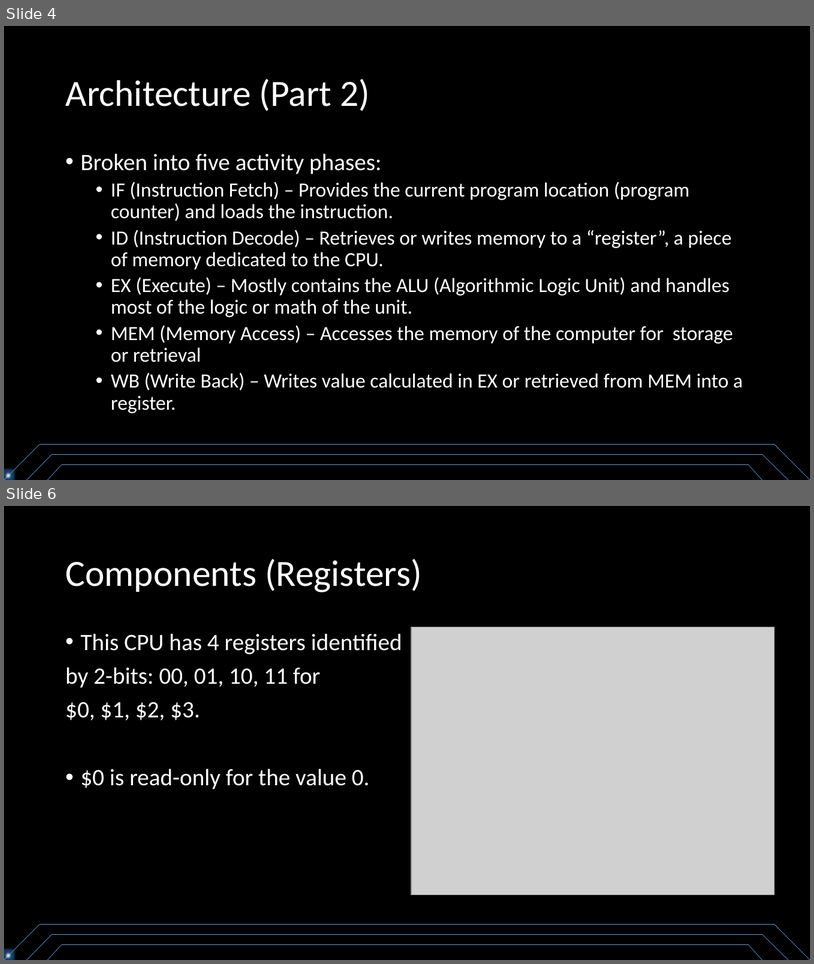
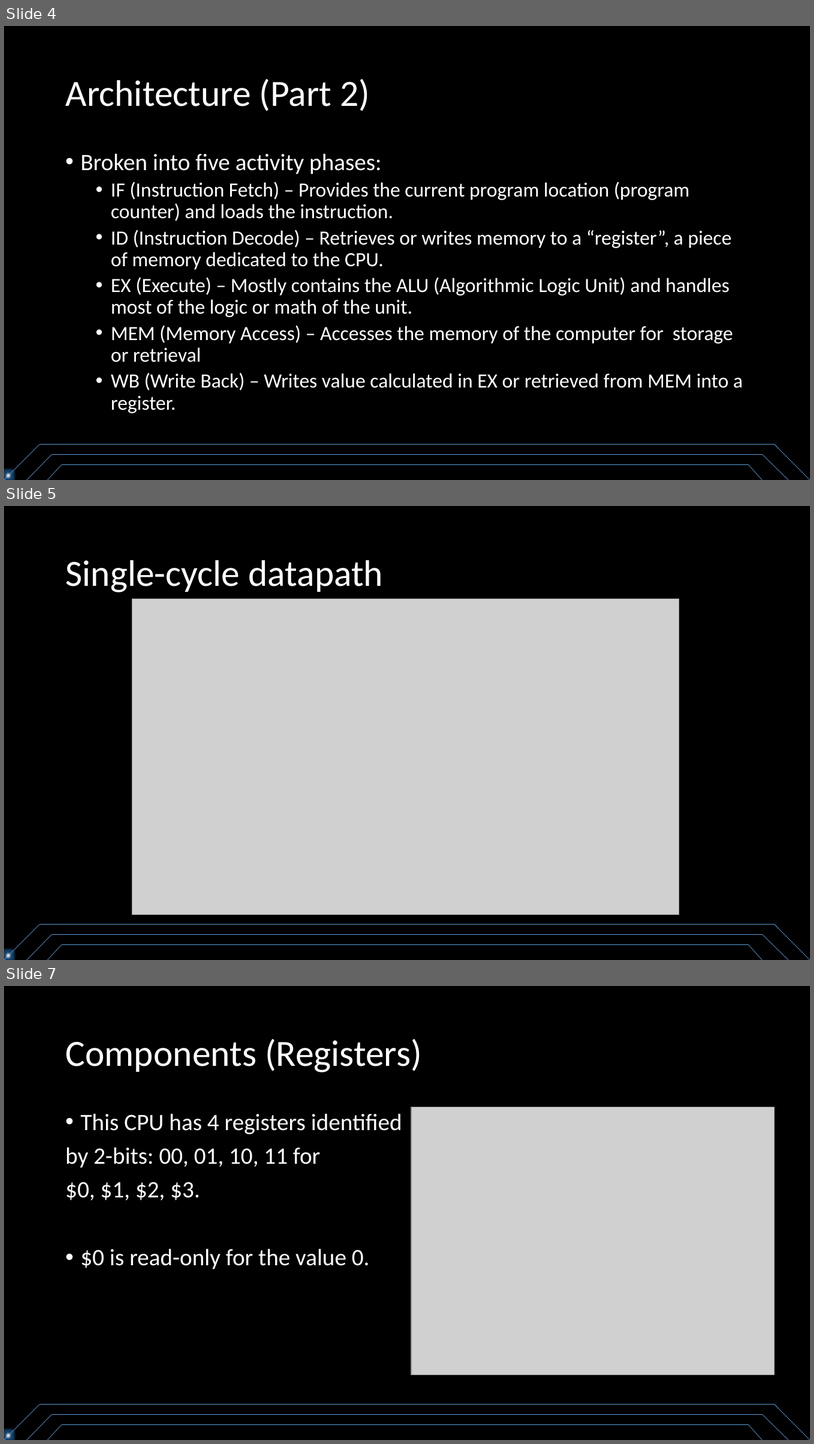
Before and after one commit to rrotaru/CS385-CPU, a slide deck: Source Files/Final/CPU Architecture.pptx. Shown one above the other, each under a label of ours: slides 4 and 6 before the commit, slides 4, 5 and 7 after it; the slides between them are not shown. The pictures are 814x964 and 814x1444 pixels, drawn with LibreOffice and Linux fonts; fonts in the diff are those of the drawing; grey boxes stand for pictures. Boxes give left, top, right and bottom in pixels: in the first picture for what was removed or moved away, otherwise in the second. Text is boxed around its words. In the diff, an @@ line names an element or a change of style, - is before the commit and + after.

```diff
--- a/Source Files/Final/CPU Architecture.pptx
+++ b/Source Files/Final/CPU Architecture.pptx
@@ slide 5 added at [4,506,810,960], background #000000 @@
@@ title added at [65,560,383,592], 44 pt, text #FFFFFF @@
+Single-cycle datapath
@@ picture added at [132,599,680,915] @@
@@ line added from (39, 924) to (4, 960), #5B9BD5 0.5 pt @@
@@ line added from (52, 934) to (27, 960), #5B9BD5 0.5 pt @@
@@ line added from (775, 924) to (39, 924), #5B9BD5 0.5 pt @@
@@ line added from (762, 934) to (52, 934), #5B9BD5 0.5 pt @@
@@ line added from (789, 960) to (762, 934), #5B9BD5 0.5 pt @@
@@ line added from (810, 960) to (775, 924), #5B9BD5 0.5 pt @@
@@ ellipse added at [4,951,12,960], fill #FFFFFF, outline #43739E 1 pt @@
@@ line added from (62, 944) to (48, 960), #5B9BD5 0.5 pt @@
@@ line added from (749, 944) to (62, 944), #5B9BD5 0.5 pt @@
@@ line added from (762, 960) to (749, 944), #5B9BD5 0.5 pt @@
@@ what was slide 6 is now slide 7 @@
```
Also in this commit, not shown: 1 slide changed, 1 other file.
